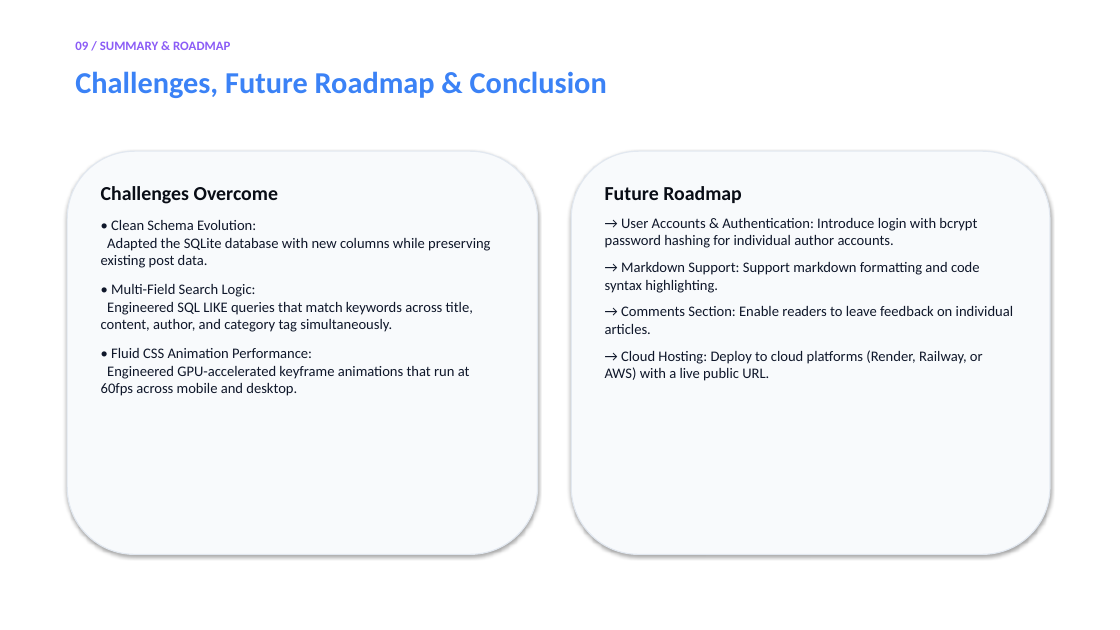
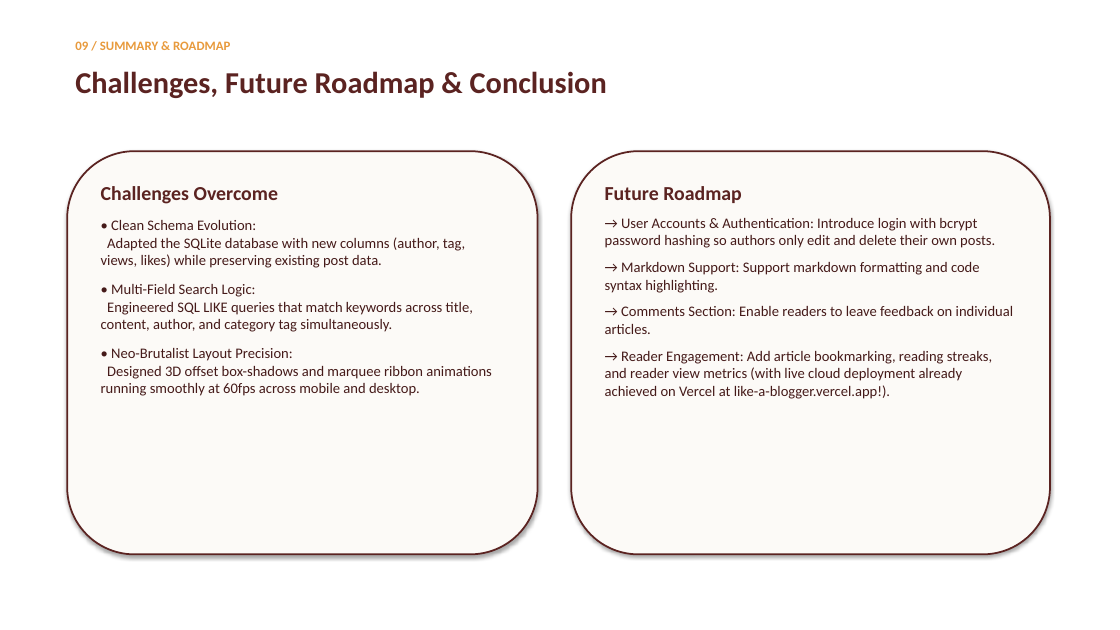
Before and after one commit to Ryzen2310/Blog, a slide deck: slide 10 of Blog project/presentation.pptx. Drawn at 1120x630 pixels with LibreOffice and Linux fonts; fonts in the diff are those of the drawing. Boxes give left, top, right and bottom in pixels: in the first picture for what was removed or moved away, otherwise in the second. Text is boxed around its words. In the diff, an @@ line names an element or a change of style, - is before the commit and + after.

```diff
--- a/Blog project/presentation.pptx
+++ b/Blog project/presentation.pptx
@@ text "09 / SUMMARY & ROADMAP" at [75, 41, 230, 50]: text colour #8B5CF6 to #E89A3C @@
@@ text "Challenges, Future Roadmap & Conclusion" at [75, 71, 607, 98]: text colour #3B82F6 to #5B2321 @@
@@ rounded rectangle at [67, 151, 538, 555]: fill #F8FAFC to #FCFAF7; outline #E2E8F0 1 pt to #5B2321 1.5 pt @@
@@ rounded rectangle at [571, 151, 1050, 555]: fill #F8FAFC to #FCFAF7; outline #E2E8F0 1 pt to #5B2321 1.5 pt @@
@@ text at [101, 186, 473, 332]: text colour #090D16 to #5B2321 in "Challenges Overcome"; text colour #0F172A to #451A19 in "• Multi-Field Search Logic: Engineered SQL LIKE ..." @@
@@ text at [605, 186, 1014, 334]: text colour #090D16 to #5B2321 in "Future Roadmap"; text colour #0F172A to #451A19 in "→ Markdown Support: Support markdown formatting and ...", "→ Comments Section: Enable readers to leave ..." @@
@@ text at [101, 220, 465, 268]: text changed; text colour #0F172A to #451A19 @@
-• Clean Schema Evolution:
-Adapted the SQLite database with new columns while preserving existing post data.
+• Clean Schema Evolution:
+Adapted the SQLite database with new columns (author, tag, views, likes) while preserving existing post data.
@@ text at [605, 218, 995, 248]: text changed; text colour #0F172A to #451A19 @@
-→ User Accounts & Authentication: Introduce login with bcrypt password hashing for individual author accounts.
+→ User Accounts & Authentication: Introduce login with bcrypt password hashing so authors only edit and delete their own posts.
@@ text at [101, 348, 492, 396]: text changed; text colour #0F172A to #451A19 @@
-• Fluid CSS Animation Performance:
-Engineered GPU-accelerated keyframe animations that run at 60fps across mobile and desktop.
+• Neo-Brutalist Layout Precision:
+Designed 3D offset box-shadows and marquee ribbon animations running smoothly at 60fps across mobile and desktop.
@@ text at [605, 351, 992, 399]: text changed; text colour #0F172A to #451A19 @@
-→ Cloud Hosting: Deploy to cloud platforms (Render, Railway, or AWS) with a live public URL.
+→ Reader Engagement: Add article bookmarking, reading streaks, and reader view metrics (with live cloud deployment already achieved on Vercel at like-a-blogger.vercel.app!).
```
Also in this commit, not shown: 9 other slides changed, 17 other files.
